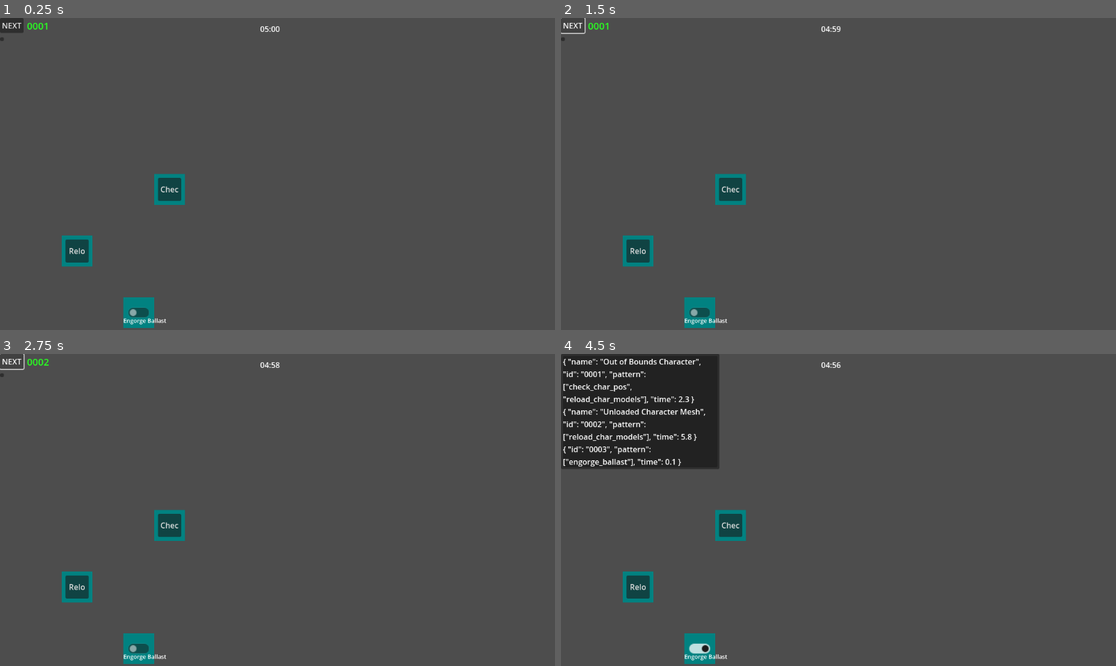
Above: before the commit, frames 1-4 (two rows, left to right).
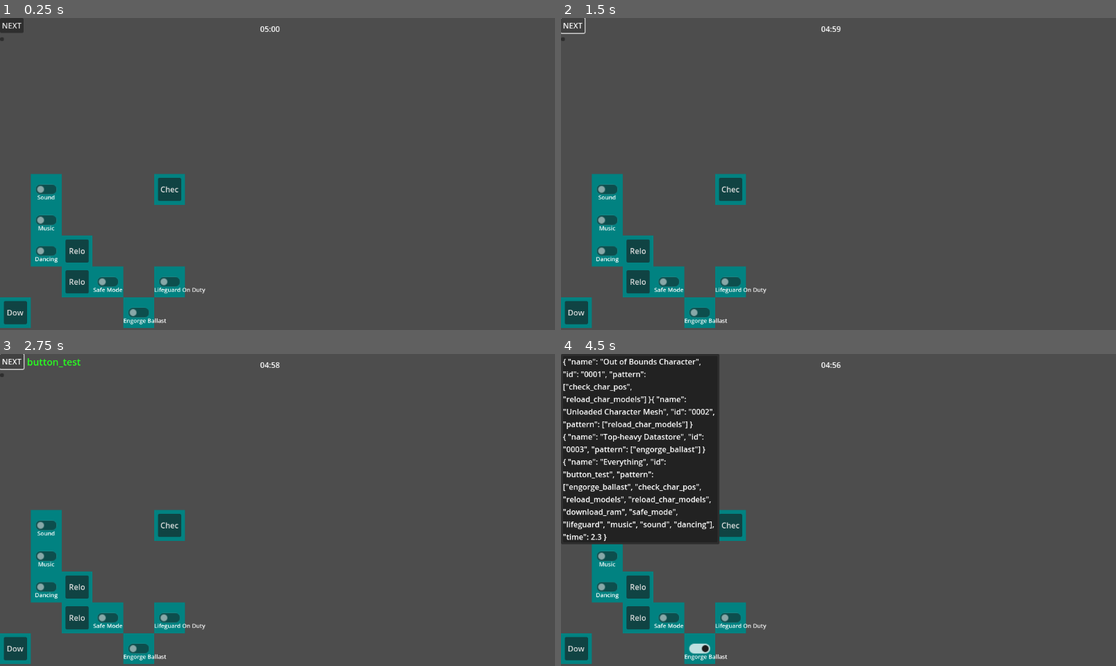
Above: after the commit, the same moments.

Repository: Carth501/team-ferret
Game: Godot game, scene res://scenes/cubicle.tscn
The game is run twice, just before and just after one commit, with the same random seed, the same clock (stepped at 60 frames per second) and the same inputs.
Inputs (mouse positions are in pixels of both pictures, inside the frame that each line leads up to):
- Up to frame 1 (0.25 s): no input
- Up to frame 2 (1.5 s): click (577, 311) at 0.5 s, where only the run after the commit has a clickable "Download RAM"; click "NEXT" at 1.25 s
- Up to frame 3 (2.75 s): click "NEXT" at 2 s
- Up to frame 4 (4.5 s): click "Check Character Positions" at 2.75 s; click (699, 647) at 3.52 s; click (561, 375) at 4.25 s

The runs differ from the first frame. In frame 1, 4.0% of the frame differs, in the area x 0-38%, y 1-100%; in frame 2, 4.0%; in frame 3, 4.1%; in frame 4, 11%, in the area x 0-38%, y 13-100%.

Commit message:
Add more controls, and a test level & error

Diff:
--- a/data/control_list.json
+++ b/data/control_list.json
@@ -15,7 +15,7 @@
 		"label": "Reload Models",
 		"id": "reload_models",
 		"type": "button",
-		"offset": [2, 1]
+		"offset": [2, 3]
 	},
 	{
 		"label": "Reload Character Models",
@@ -23,4 +23,40 @@
 		"type": "button",
 		"offset": [2, 2]
 	},
+	{
+		"label": "Download RAM",
+		"id": "download_ram",
+		"type": "button",
+		"offset": [0, 4]
+	},
+	{
+		"label": "Safe Mode",
+		"id": "safe_mode",
+		"type": "switch",
+		"offset": [3, 3]
+	},
+	{
+		"label": "Lifeguard On Duty",
+		"id": "lifeguard",
+		"type": "switch",
+		"offset": [5, 3]
+	},
+	{
+		"label": "Music",
+		"id": "music",
+		"type": "switch",
+		"offset": [1, 1]
+	},
+	{
+		"label": "Sound",
+		"id": "sound",
+		"type": "switch",
+		"offset": [1, 0]
+	},
+	{
+		"label": "Dancing",
+		"id": "dancing",
+		"type": "switch",
+		"offset": [1, 2]
+	},
 ]
--- a/data/error_list.json
+++ b/data/error_list.json
@@ -15,9 +15,26 @@
 		]
 	},
 	{
+		"name": "Top-heavy Datastore",
 		"id": "0003",
 		"pattern": [
 			"engorge_ballast",
 		]
 	},
+	{
+		"name": "Everything",
+		"id": "button_test",
+		"pattern": [
+			"engorge_ballast",
+			"check_char_pos",
+			"reload_models",
+			"reload_char_models",
+			"download_ram",
+			"safe_mode",
+			"lifeguard",
+			"music",
+			"sound",
+			"dancing"
+		]
+	},
 ]
--- a/data/level_list.json
+++ b/data/level_list.json
@@ -17,4 +17,14 @@
 			}
 		]
 	},
+	{
+		"name": "button_test",
+		"id": "test",
+		"errors": [
+			{
+				"id": "button_test",
+				"time": 2.3,
+			},
+		]
+	},
 ]
--- a/scenes/cubicle.tscn
+++ b/scenes/cubicle.tscn
@@ -4,11 +4,11 @@
 [ext_resource type="PackedScene" uid="uid://165fi1uw1mne" path="res://scenes/level_clock.tscn" id="2_eni3y"]
 [ext_resource type="PackedScene" uid="uid://bldt2tc567tql" path="res://scenes/pager.tscn" id="3_fcxxh"]
 [ext_resource type="Script" path="res://scripts/error_factory.gd" id="4_cxbfh"]
-[ext_resource type="PackedScene" uid="uid://gve46xgvo5ko" path="res://scenes/manual.tscn" id="5_neuwc"]
+[ext_resource type="PackedScene" uid="uid://dtyv8dggwfwl" path="res://scenes/manual.tscn" id="5_neuwc"]
 
 [node name="Cubicle" type="Node" node_paths=PackedStringArray("control_panel", "timer_corral", "error_factory_controller", "manual_instance")]
 script = ExtResource("1_b5jef")
-current_level_id = "ring-1"
+current_level_id = "test"
 control_panel = NodePath("ScrollContainer/Control")
 timer_corral = NodePath("Timer Corral")
 error_factory_controller = NodePath("ErrorFactory")
Not shown: 1 places in scenes/manual.tscn that only renumber resources
